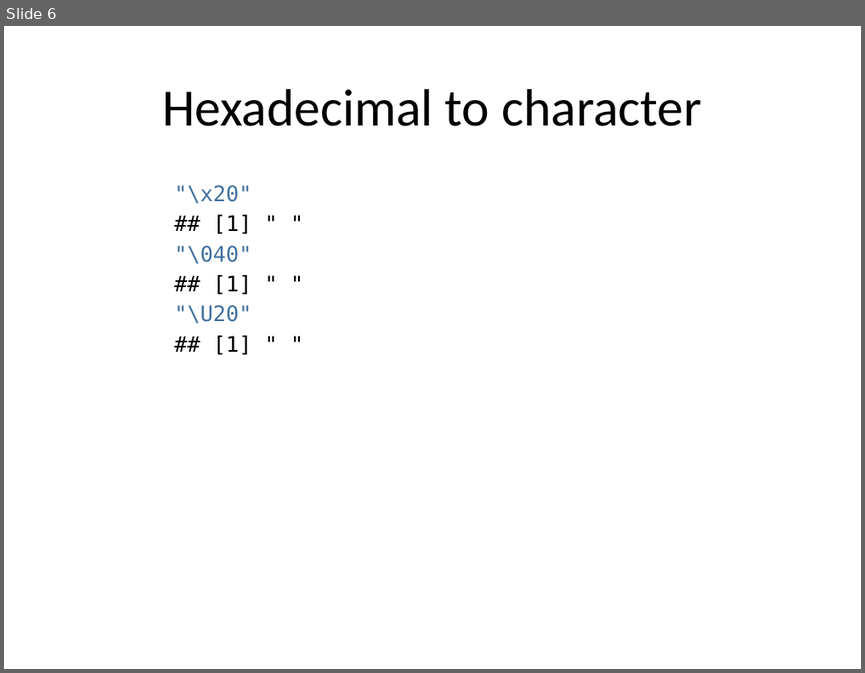
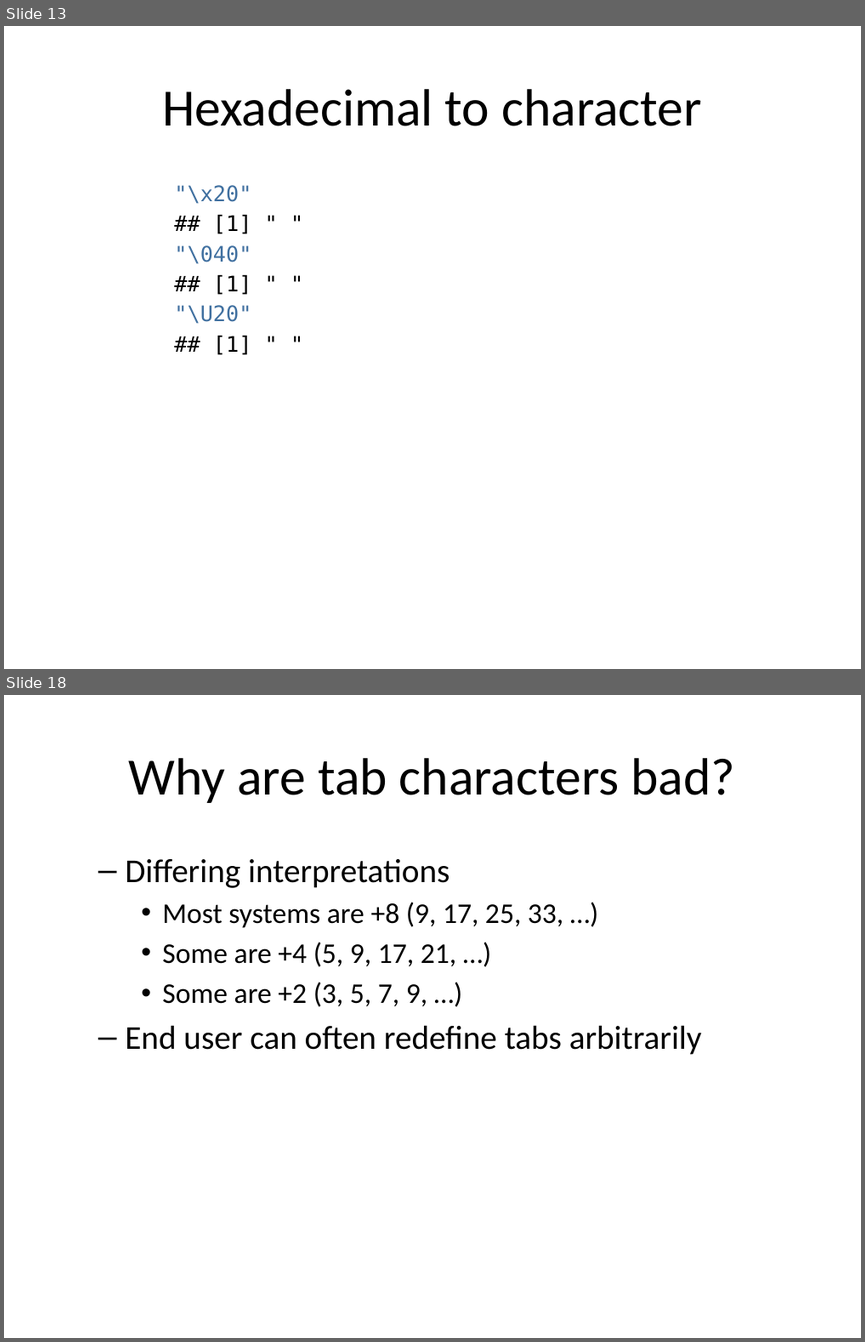
Before and after one commit to pmean/oddball-characters, a slide deck: results/oddball-characters.pptx. Shown one above the other, each under a label of ours: slide 6 before the commit, slides 13 and 18 after it; the slides between them are not shown. The pictures are 865x673 and 865x1342 pixels, drawn with LibreOffice and Linux fonts; fonts in the diff are those of the drawing. Boxes give left, top, right and bottom in pixels: in the first picture for what was removed or moved away, otherwise in the second. Text is boxed around its words. In the diff, an @@ line names an element or a change of style, - is before the commit and + after.

```diff
--- a/results/oddball-characters.pptx
+++ b/results/oddball-characters.pptx
@@ slide 18 added at (4,695,861,1338), background #FFFFFF @@
@@ title added at (129,758,735,803), 44 pt, text #000000 @@
+Why are tab characters bad?
@@ text added at (125,859,702,1055), 24 pt, text #000000 @@
+  – Differing interpretations
+    • Most systems are +8 (9, 17, 25, 33, …)
+    • Some are +4 (5, 9, 17, 21, …)
+    • Some are +2 (3, 5, 7, 9, …)
+  – End user can often redefine tabs arbitrarily
@@ what was slide 6 is now slide 13 @@
```
Also in this commit, not shown: 2 slides changed, 16 other slides added, 9 other files.
